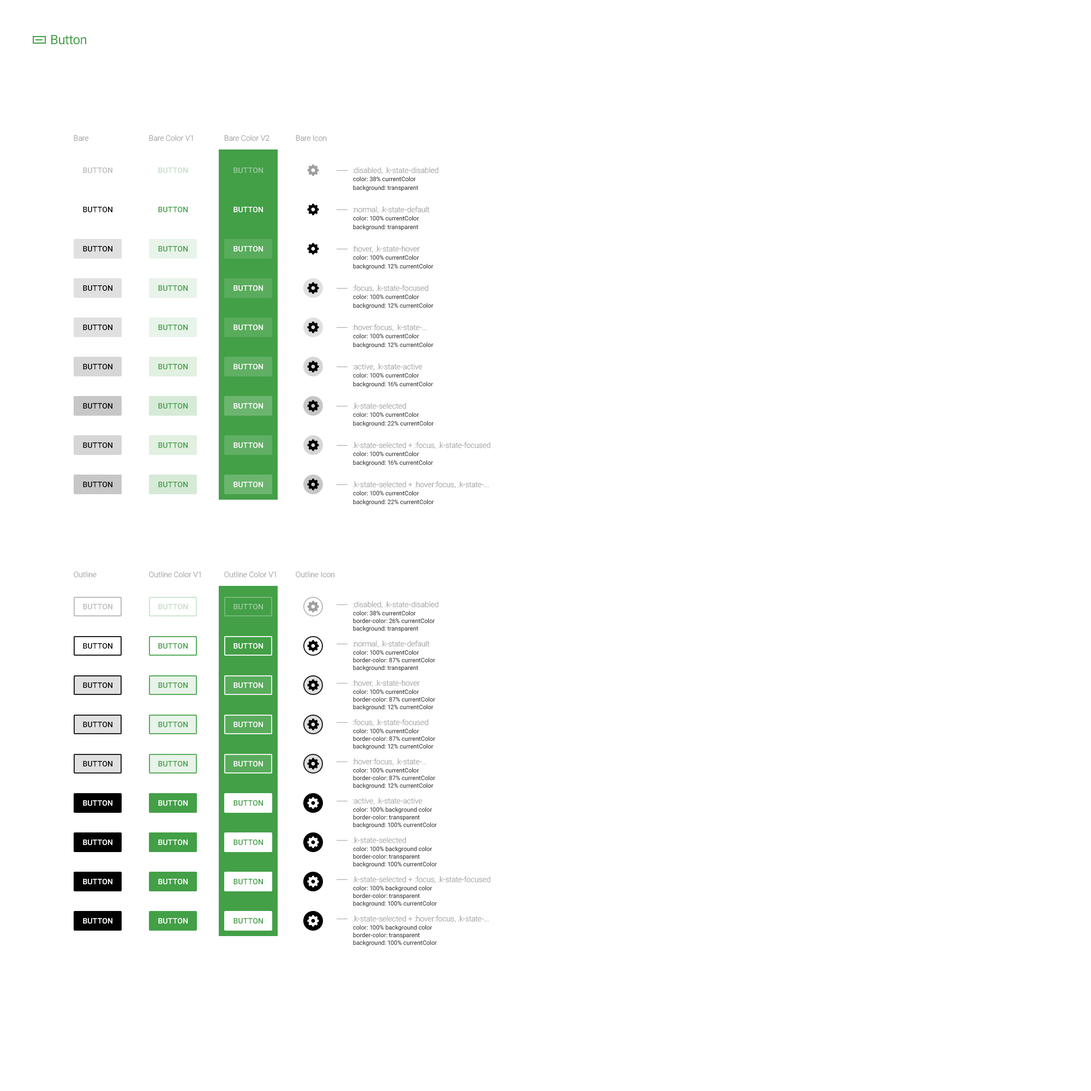
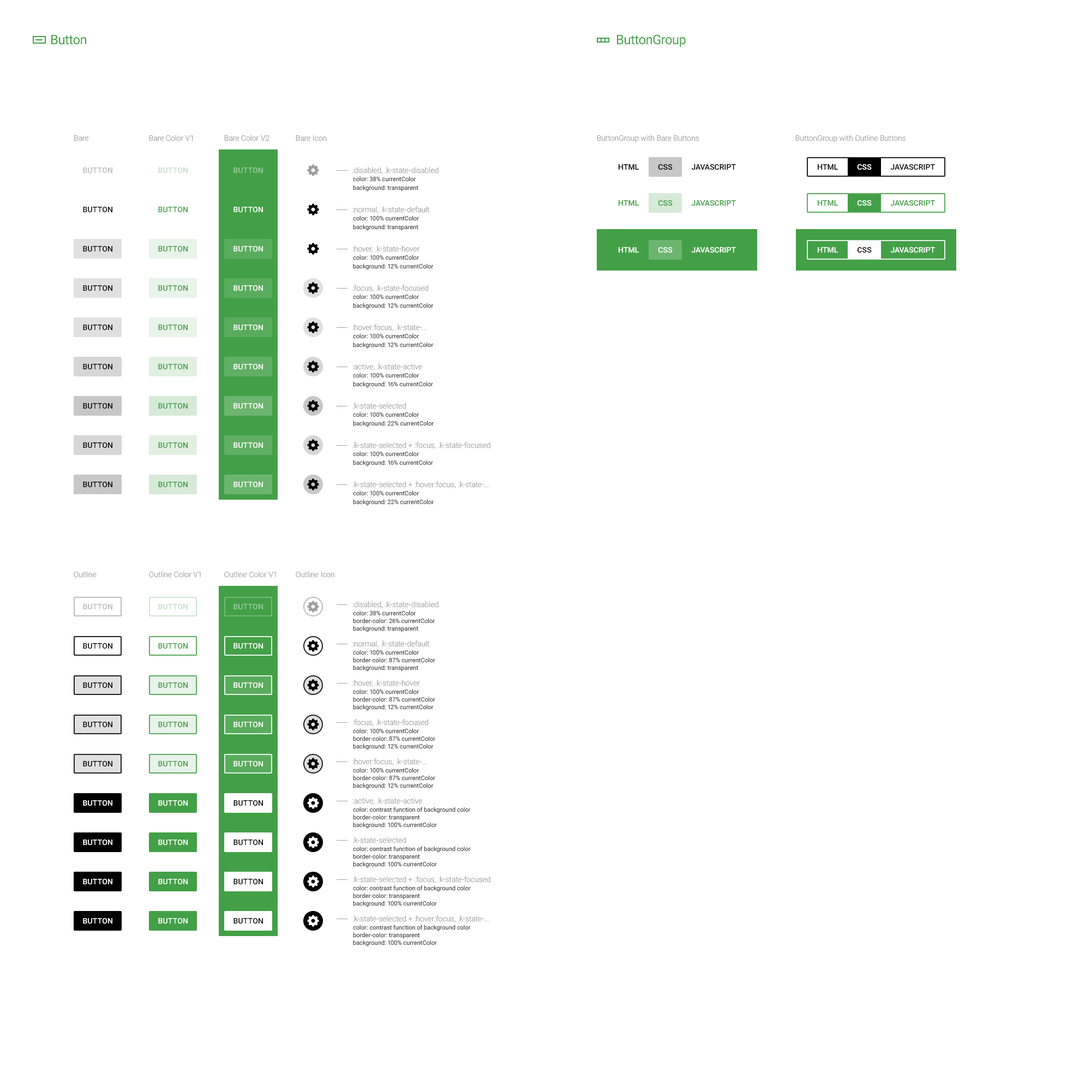
Two versions of the same layered image (1091x1091). Layer-by-layer changes:
added group "ButtonGroup" (1st of 2) with 28 layers above "Outline Icon" over [597,34,957,271]
added group "Outline ButtonGroup v2" with 4 layers in group "ButtonGroup" over [796,229,957,271]
added layer "button-bg" (2nd of 76, in "ButtonGroup" › "Outline ButtonGroup v2") (87%) in group "Outline ButtonGroup v2" over [807,240,946,260]
added layer "Rectangle 1" (1st of 4, in "ButtonGroup" › "Outline ButtonGroup v2") in group "Outline ButtonGroup v2" over [796,229,957,271]
added group "Outline ButtonGroup v1" with 3 layers in group "ButtonGroup" over [807,193,946,213]
added layer "button-bg" (4th of 76, in "ButtonGroup" › "Outline ButtonGroup v1") (87%) in group "Outline ButtonGroup v1" over [807,193,946,213]
added group "Outline ButtonGroup" with 3 layers in group "ButtonGroup" over [807,157,946,177]
added layer "button-bg" (6th of 76, in "ButtonGroup" › "Outline ButtonGroup") (87%) in group "Outline ButtonGroup" over [807,157,946,177]
added group "Bare ButtonGroup v2" with 3 layers in group "ButtonGroup" over [597,229,758,271]
added layer "Rectangle 1" (2nd of 4, in "ButtonGroup" › "Bare ButtonGroup v2") in group "Bare ButtonGroup v2" over [597,229,758,271]
added group "Bare ButtonGroup v1" with 2 layers in group "ButtonGroup" over [618,193,737,213]
added group "Bare ButtonGroup" with 2 layers in group "ButtonGroup" over [618,157,737,177]
added layer "ButtonGroup with Outline Buttons" in group "ButtonGroup" over [795,134,906,143]
added group "ButtonGroup Title" with 2 layers in group "ButtonGroup" over [597,34,687,47]
added group "Legend" with 14 layers above "Background" over [369,807,471,932]
moved ":disabled, .k-state-disabled :normal, .k-state-default :hover," (1st of 2, in "Legend") into group "Legend" over [369,807,471,893]
…and 23 more changes (15 added, 8 painted, 4 renamed, 4 stack)
